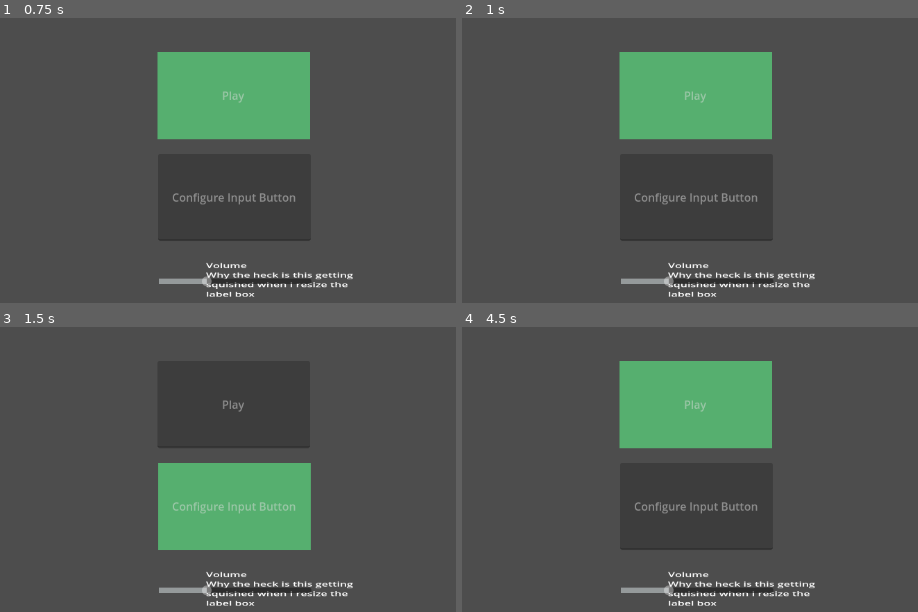
Above: before the commit, frames 1-4 (two rows, left to right).
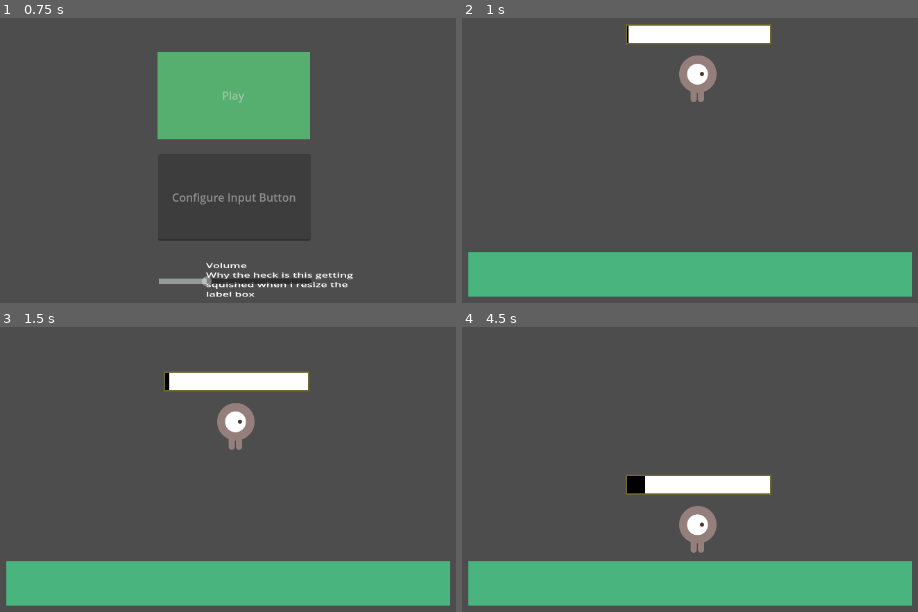
Above: after the commit, the same moments.

Repository: alx168/Bat_in_a_cave
Game: Godot game, scene res://main_menu.tscn
Two runs of this game, one before a commit and one after it. Both use one fixed random seed, a clock stepped at 60 frames per second and the inputs below.
Inputs:
- Up to frame 1 (0.75 s): tap Enter at 0.5 s; hold Space (button_press) from 0.53 s (still down)
- Up to frame 2 (1 s): keep holding Space (button_press)
- Up to frame 3 (1.5 s): release Space (button_press) at 1.28 s; tap Space (button_press) at 1.35 s
- Up to frame 4 (4.5 s): hold Space (button_press) 2.03-2.78 s; tap Space (button_press) at 2.85, 4.35 s; hold Space (button_press) 3.53-4.28 s; tap Enter at 4.25 s

Frame 1 is identical in both runs. In frame 2, 28% of the frame differs, in the area x 1-99%, y 2-98%; in frame 3, 29%; in frame 4, 29%, in the area x 1-99%, y 11-98%.

Commit message:
Finishing workable implementation of main menu

Diff:
--- a/scripts/menus/control_configuration_option.gd
+++ b/scripts/menus/control_configuration_option.gd
@@ -2,5 +2,5 @@
 extends MenuOption
 
 # Called every frame. 'delta' is the elapsed time since the previous frame.
-func _process_option_held(held: bool, delta: float) -> void:
-	pass
+func _process_option_held(delta: float) -> void:
+	print("moooooo I'm a cow")
--- a/scripts/menus/main_menu.gd
+++ b/scripts/menus/main_menu.gd
@@ -16,12 +16,12 @@
 
 # Called every frame. 'delta' is the elapsed time since the previous frame.
 func _process(delta: float) -> void:
-	if InputManager.poll_input(delta) == InputManager.InputType.TAPPED:
-		# highlight tne next menu option, and let the options
+	var user_input: InputManager.InputType = InputManager.poll_input(delta)
+
+	if user_input == InputManager.InputType.TAPPED:
+		# highlight tne next menu option, and let the options know
 		all_menu_options[highlighted_option_index].release_focus()
 		highlighted_option_index = (highlighted_option_index+1)%len(all_menu_options)
 		all_menu_options[highlighted_option_index].grab_focus()
-	#else:
-		## assert(false, "TODO detect if the button was pressed _and_ held")
-		#var held: bool = false # TODO detect if the button was pressed _and_ held
-		#all_menu_options[highlighted_option_index]._process_option_held(held, delta)
+	elif user_input == InputManager.InputType.HELD:
+		all_menu_options[highlighted_option_index]._process_option_held(delta)
--- a/scripts/menus/menu_option.gd
+++ b/scripts/menus/menu_option.gd
@@ -5,5 +5,5 @@
 var option_confirm_hold_threhold: float = 3.0
 var option_style: StyleBoxFlat = get_theme_stylebox("panel")
 
-func _process_option_held(held: bool, dTime: float) -> void:
+func _process_option_held(dTime: float) -> void:
 	print("Godot apparently doesn't have abstract base classes... override me!")
--- a/scripts/menus/start_level_option.gd
+++ b/scripts/menus/start_level_option.gd
@@ -1,9 +1,5 @@
 class_name StartLevelOption
 extends MenuOption
 
-func _process_option_held(held: bool, dTime: float) -> void:
-	if held:
-		option_current_hold_duration += dTime
-
-		if option_current_hold_duration > option_confirm_hold_threhold:
-			get_tree().change_scene_to_file("res://player.tscn")
+func _process_option_held(dTime: float) -> void:
+	get_tree().change_scene_to_file("res://player.tscn")
--- a/scripts/menus/volume_option.gd
+++ b/scripts/menus/volume_option.gd
@@ -5,10 +5,7 @@
 	## TODO get initial volume
 	#pass # Replace with function body.
 
-func _process_option_held(held: bool, dTime: float) -> void:
+func _process_option_held(dTime: float) -> void:
 	# TODO while option is selected, decrease the volume,
 	# but if the button is being held, (slowly) increase the volume
-	if has_focus() and not held:
-		pass
-	elif not has_focus() and held:
-		pass
+	pass
